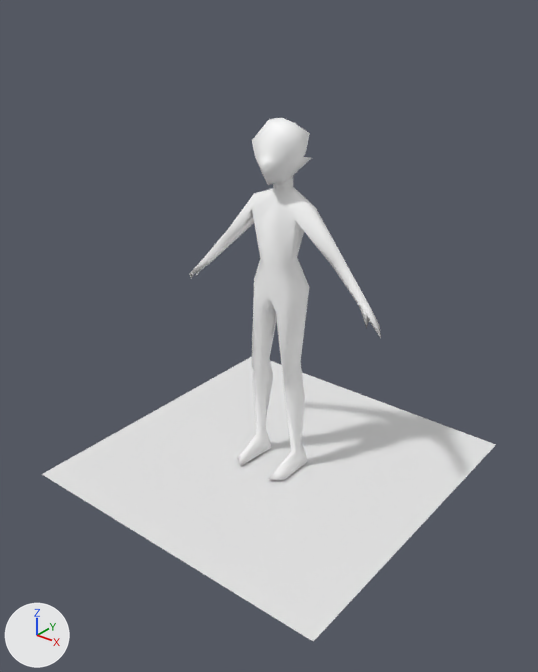
The Blender file Assets/Models/NPC1.blend as it was, and as the next commit left it.
Before and after are seen from a camera (50 mm lens) standing at (2.36, -3.02, 2.7) and looking at (0.06, -0.14, 0.92). The axes (+X, +Y, +Z) are drawn at lower left. The lights are the same throughout.

Names of what the first picture shows: 'Base', 'Plane'.
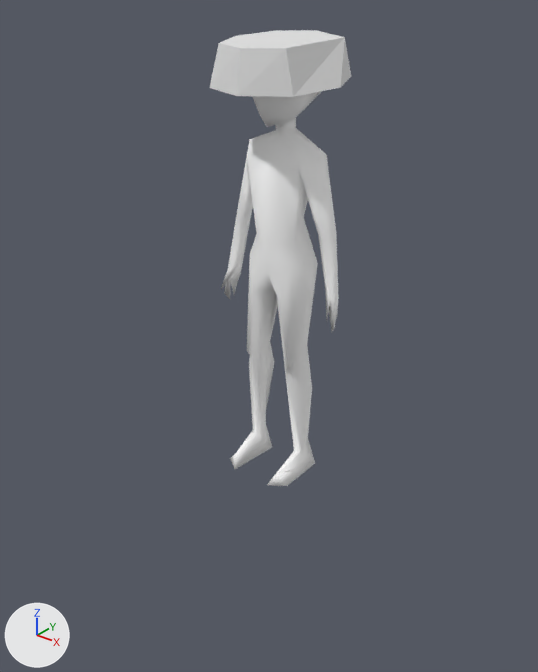
Location of each change, (x1, y1, x2, y2) in pixels of the pictures (538 x 672 px; the box of a moved part takes in the faces that stretch with it):
'Plane', deleted: before (42, 357, 496, 641)
'Base', reshaped, moved, rescaled: before (189, 118, 381, 480); after (221, 91, 339, 486)
'Cylinder', added: after (210, 30, 351, 97)
part 1 of me_mesh_001, moved or reshaped: before (189, 194, 381, 338); after (221, 145, 339, 332)
part 2 of me_mesh_001, moved or reshaped: before (253, 217, 306, 295); after (247, 161, 314, 273)
part 3 of me_mesh_001, moved or reshaped: before (251, 258, 309, 383); after (247, 220, 318, 370)
part 4 of me_mesh_001, moved or reshaped: before (258, 156, 308, 205); after (252, 118, 317, 150)

The change, as a diff of the scene's bpy script:
```diff
--- a/Assets/Models/NPC1.blend.py
+++ b/Assets/Models/NPC1.blend.py
@@ me_mesh_001 @@
 me_mesh_001.from_pydata(...)  # 73 vertices, 116 faces; spans x -0.56..0.0, y -0.14..0.18, z 0.01..1.72
 # used by ob_base; location = (0.0, -0.045, 0.0); scale = (1.19, 1.19, 1.19)
-me_mesh_001.vertices[23].co = (-0.49, 0.06, 0.98)  # pixel (203, 258)
-me_mesh_001.vertices[24].co = (-0.44, 0.06, 0.97)  # pixel (210, 262)
-me_mesh_001.vertices[25].co = (-0.49, 0.09, 0.94)  # pixel (207, 265)
-me_mesh_001.vertices[26].co = (-0.53, 0.08, 0.9)  # pixel (200, 270)
-me_mesh_001.vertices[27].co = (-0.5, 0.04, 0.94)  # pixel (197, 268)
-me_mesh_001.vertices[28].co = (-0.56, 0.05, 0.86)  # pixel (191, 279)
-me_mesh_001.vertices[29].co = (-0.56, 0.03, 0.89)  # pixel (189, 273)
-me_mesh_001.vertices[30].co = (-0.55, 0.06, 0.87)  # pixel (195, 277)
-me_mesh_001.vertices[31].co = (-0.51, 0.01, 0.91)  # pixel (192, 274)
-me_mesh_001.vertices[49].co = (-0.32, 0.12, 1.13)
-me_mesh_001.vertices[50].co = (-0.28, 0.07, 1.12)  # pixel (234, 240)
-me_mesh_001.vertices[51].co = (-0.3, 0.05, 1.16)  # pixel (227, 233)
-me_mesh_001.vertices[52].co = (-0.33, 0.08, 1.17)  # pixel (228, 228)
-me_mesh_001.vertices[53].co = (-0.48, 0.04, 0.98)  # pixel (200, 261)
-me_mesh_001.vertices[14].co = (-0.06, 0.08, 1.49)
-me_mesh_001.vertices[45].co = (-0.06, 0.08, 1.41)  # pixel (273, 188)
-me_mesh_001.vertices[55].co = (0.0, 0.13, 1.33)
+# me_mesh_001 part 1
+me_mesh_001.vertices[23].co = (-0.27, 0.06, 0.84)
+me_mesh_001.vertices[24].co = (-0.21, 0.06, 0.86)  # pixel (239, 264)
+me_mesh_001.vertices[25].co = (-0.24, 0.09, 0.81)  # pixel (240, 273)
+me_mesh_001.vertices[26].co = (-0.26, 0.08, 0.75)  # pixel (236, 285)
+me_mesh_001.vertices[27].co = (-0.25, 0.03, 0.79)  # pixel (229, 280)
+me_mesh_001.vertices[28].co = (-0.26, 0.05, 0.7)  # pixel (230, 299)
+me_mesh_001.vertices[29].co = (-0.28, 0.03, 0.73)  # pixel (224, 293)
+me_mesh_001.vertices[30].co = (-0.25, 0.06, 0.71)  # pixel (234, 296)
+me_mesh_001.vertices[31].co = (-0.27, 0.0, 0.76)  # pixel (220, 290)
+me_mesh_001.vertices[49].co = (-0.2, 0.12, 1.06)  # pixel (250, 215)
+me_mesh_001.vertices[50].co = (-0.17, 0.07, 1.06)  # pixel (249, 218)
+me_mesh_001.vertices[51].co = (-0.21, 0.04, 1.09)  # pixel (236, 212)
+me_mesh_001.vertices[52].co = (-0.24, 0.08, 1.08)  # pixel (237, 209)
+me_mesh_001.vertices[53].co = (-0.26, 0.03, 0.84)  # pixel (227, 268)
+# me_mesh_001 part 2: all 2 vertices in x -0.09..0.0, y -0.03..0.02, z 1.06..1.09 are moved by (0.0, -0.01, -0.06)
+# me_mesh_001 part 3: all 9 vertices in x -0.14..0.0, y -0.03..0.15, z 0.85..0.99 are moved by (0.0, 0.0, -0.04)
+# me_mesh_001 part 4
+me_mesh_001.vertices[14].co = (-0.05, 0.08, 1.49)
+me_mesh_001.vertices[45].co = (-0.05, 0.08, 1.42)  # pixel (275, 130)
+me_mesh_001.vertices[55].co = (0.0, 0.15, 1.31)
 me_mesh_001.materials.append(mat_base)
@@ me_cylinder @@
+me_cylinder.from_pydata([(0.03, 1.01, 1.0), (0.82, 0.94, -5.25), (1.18, 0.06, -5.25), (0.98, 0.49, 1.0), (0.71, -0.76, 1.0), (0.87, -0.83, -5.25), (-0.01, -1.19, -5.25), (-0.03, -1.01, 1.0), (-0.76, -0.71, 1.0), (-0.9, -0.88, -5.25), (-1.26, 0.0, -5.25), (-1.01, 0.03, 1.0), (-0.71, 0.76, 1.0), (-0.95, 0.89, -5.25), (-0.07, 1.25, -5.25)], [], [(3, 2, 1), (5, 2, 3, 4), (6, 5, 4, 7), (9, 6, 7, 8), (10, 9, 8, 11), (13, 10, 11, 12), (14, 13, 12, 0), (4, 3, 0, 12, 11, 8, 7), (1, 14, 0, 3)])
@@ ob_plane @@
-ob_plane = bpy.data.objects.new('Plane', me_plane)
@@ ob_base @@
 ob_base = bpy.data.objects.new('Base', me_mesh_001)
-ob_base.location = (0.0, -0.045, 0.0)
-ob_base.scale = (1.19, 1.19, 1.19)
+ob_base.location = (0.0, -0.045, -0.013)
+ob_base.scale = (1.4, 1.4, 1.4)
 _m = ob_base.modifiers.new('Mirror', 'MIRROR')
@@ ob_cylinder @@
+ob_cylinder = bpy.data.objects.new('Cylinder', me_cylinder)
+ob_cylinder.location = (0.008, 0.009, 2.389)
+ob_cylinder.rotation_euler = (0.0836, 0.0, 0.0)  # degrees (4.8, 0, 0)
+ob_cylinder.scale = (0.282, 0.282, 0.0322)
```
